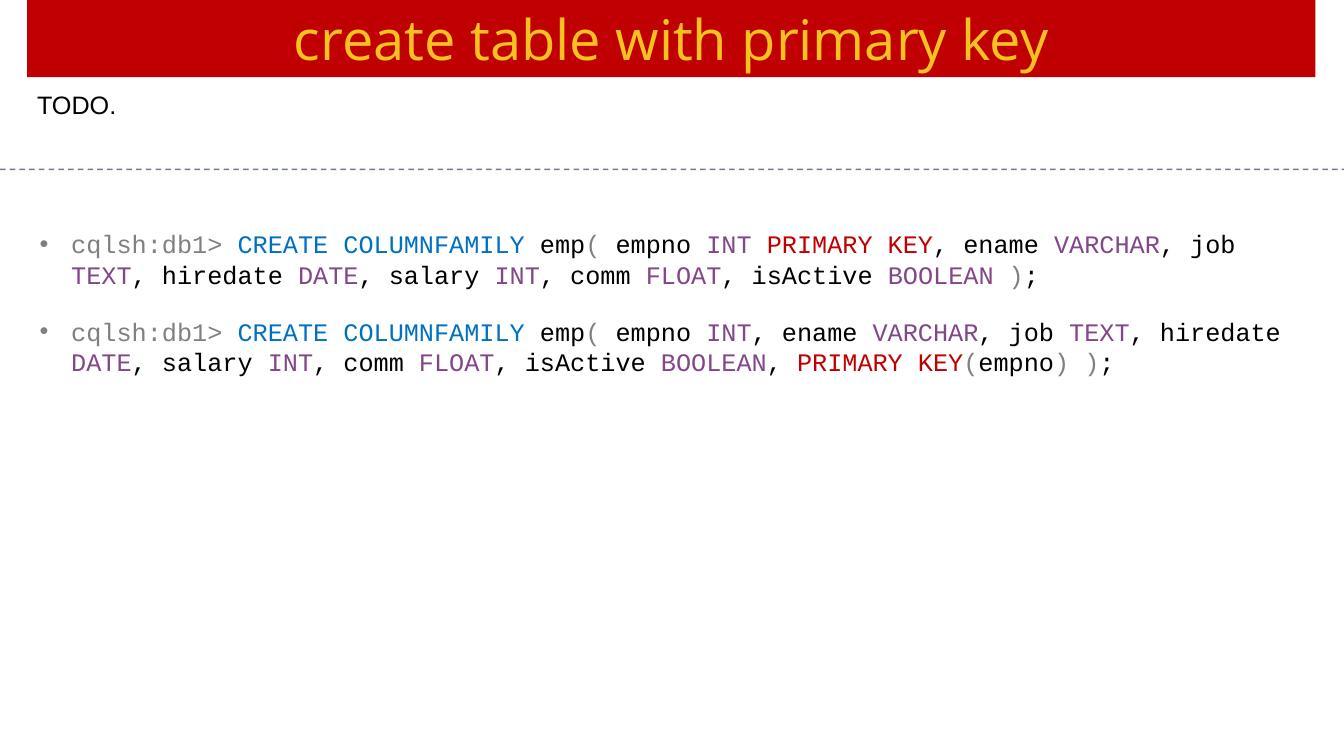
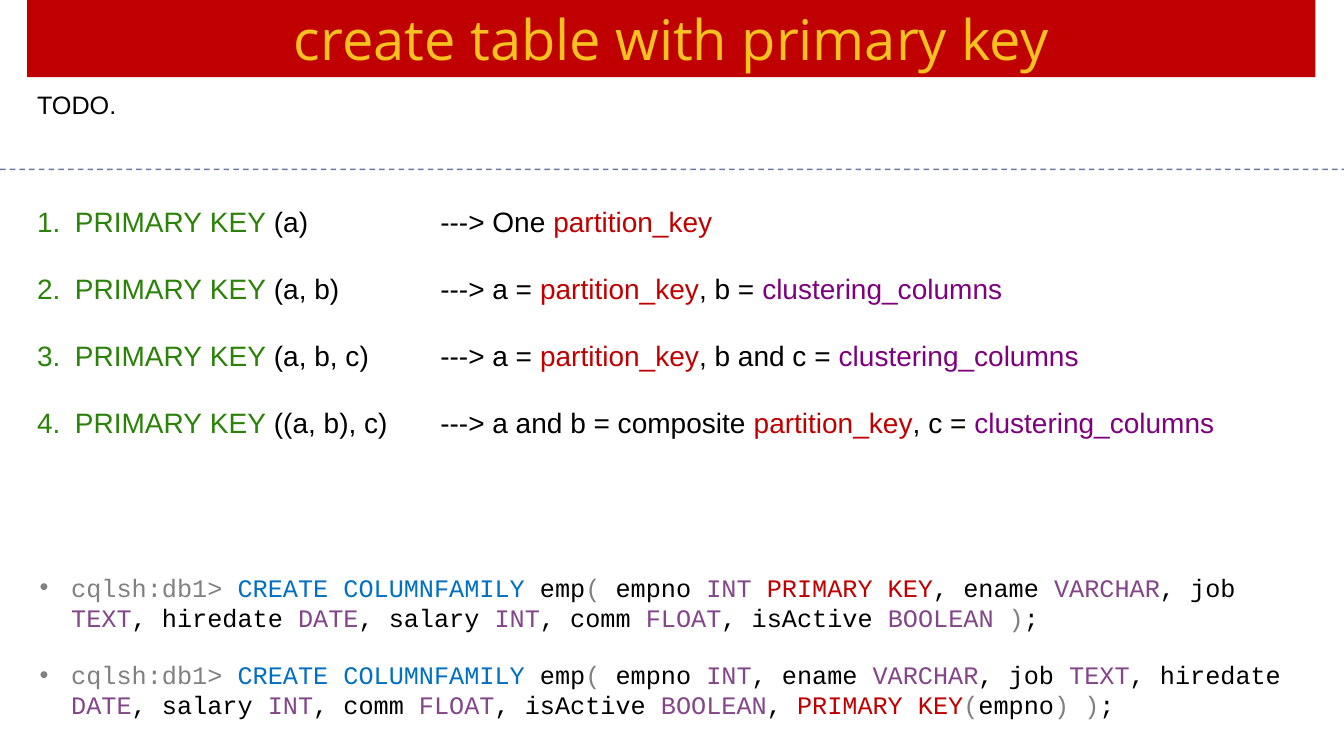
Before and after one commit to Saleel-Bagde/PPT-s, a slide deck: slide 17 of Cassandra Ver3.pptx. Drawn at 1344x756 pixels with LibreOffice and Linux fonts; fonts in the diff are those of the drawing. Boxes give left, top, right and bottom in pixels: in the first picture for what was removed or moved away, otherwise in the second. Text is boxed around its words. In the diff, an @@ line names an element or a change of style, - is before the commit and + after.

```diff
--- a/Cassandra Ver3.pptx
+++ b/Cassandra Ver3.pptx
@@ text added at (75,211,1214,438), 20 pt, text #000000 @@
+1. PRIMARY KEY (a) ---> One partition_key
+2. PRIMARY KEY (a, b) ---> a = partition_key, b = clustering_columns
+3. PRIMARY KEY (a, b, c) ---> a = partition_key, b and c = clustering_columns
+4. PRIMARY KEY ((a, b), c) ---> a and b = composite partition_key, c = clustering_columns
@@ text "cqlsh:db1> CREATE COLUMNFAMILY emp( empno ...": place and size @@
-text "cqlsh:db1> CREATE COLUMNFAMILY emp( empno ..." at (71,235,1281,377)
+text "cqlsh:db1> CREATE COLUMNFAMILY emp( empno ..." at (71,578,1281,720)
```
Also in this commit, not shown: 2 other slides changed.
